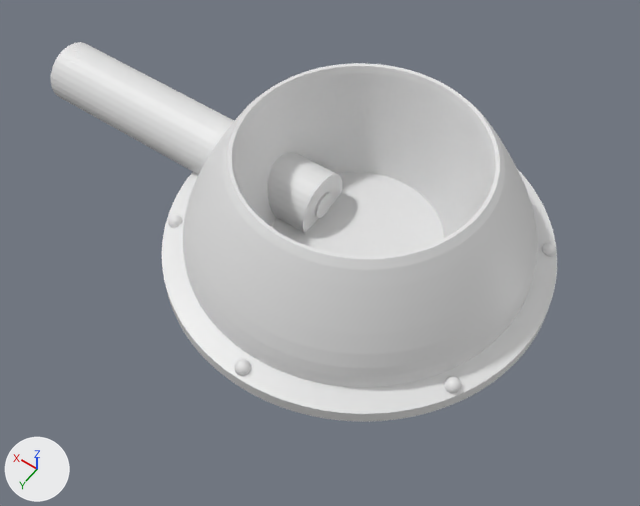
Two versions of the Blender file injectionportmodel/port.blend, one commit apart.
One viewpoint serves both versions: a 50 mm lens placed at (-21.0, 34.2, 48.9), pointed at (1.2, 3.1, 0.1). The lights are fixed; the arrows at lower left show +X, +Y and +Z.

Names of what the first picture shows: 'cup'.
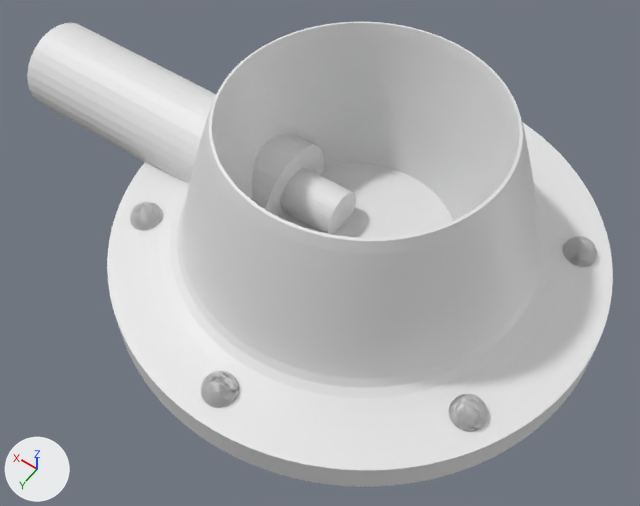
ob_pipelet_hole is not drawn itself; it is used by a modifier of ob_cup.
ob_pipelet is not drawn itself; it is used by a modifier of ob_cup.

Changed parts and their boxes [x1, y1, x2, y2] in the pictures (640 x 506 px; the box of a moved part takes in the faces that stretch with it):
'cup', mesh rescaled, reshaped (16% wider, 22% taller): before [51, 42, 557, 422]; after [27, 22, 613, 487]
'Sphere', shown: after [130, 202, 597, 432]
part 1 of me_sphere, moved or reshaped: before [168, 214, 556, 394]; after [130, 202, 597, 432]
part 2 of me_cylinder, moved or reshaped: before [162, 63, 557, 422]; after [107, 22, 613, 487]

Patch to the scene script:
```diff
--- a/injectionportmodel/port.blend.py
+++ b/injectionportmodel/port.blend.py
@@ me_sphere @@
 me_sphere.from_pydata(...)  # 482 vertices, 512 faces; spans x -1.0..1.0, y 23.96..25.96, z -1.16..0.84
 # used by ob_sphere; location = (0.0, 0.0, -0.12); scale = (0.534, 0.534, 0.534)
+# me_sphere part 1: the whole mesh is scaled about its middle by 2.27, then moved by (0.25, 3.94, -0.04)
@@ me_cylinder @@
 # used by ob_cup; location = (0.05, -12.48, 0.0); scale = (12.5, 12.5, 1.0)
-me_cylinder.from_pydata(...)  # 256 vertices, 226 faces; spans x -1.13..1.13, y -0.13..2.13, z -1.49..9.16
+me_cylinder.from_pydata(...)  # 256 vertices, 226 faces; spans x -1.43..1.43, y -0.43..2.43, z -2.72..12.27
+# me_cylinder part 2: 192 of 256 vertices moved; they spanned x -1.13..1.13, y -0.13..2.13, z -1.49..9.16 and now span x -1.43..1.43, y -0.43..2.43, z -2.72..12.27; mean shift (0.0, 0.0, 0.84); largest move (0.13, 1.66, 9.16) -> (0.15, 1.74, 12.27)
@@ ob_sphere @@
 _m = ob_sphere.modifiers.new('Array', 'ARRAY')
 _m.offset_object = ob_sphere_001
-ob_sphere.hide_viewport = True
@@ ob_pipelet_hole @@
 ob_pipelet_hole = bpy.data.objects.new('pipelet hole', me_cylinder_003)
-ob_pipelet_hole.location = (17.49, 0.0, 1.074)
+ob_pipelet_hole.location = (27.14, 0.0, 1.074)
 ob_pipelet_hole.rotation_euler = (0.0, 1.571, 0.0)  # degrees (0, 90, 0)
-ob_pipelet_hole.scale = (1.0, 1.0, 14.5)
+ob_pipelet_hole.scale = (1.77, 1.77, 25.6)
 ob_pipelet_hole.hide_viewport = True
@@ ob_pipelet @@
 ob_pipelet = bpy.data.objects.new('pipelet', me_cylinder_002)
-ob_pipelet.location = (15.71, 0.0, 1.074)
+ob_pipelet.location = (17.6, 0.0, 1.074)
 ob_pipelet.rotation_euler = (0.0, 1.571, 0.0)  # degrees (0, 90, 0)
-ob_pipelet.scale = (2.43, 2.43, 12.5)
+ob_pipelet.scale = (3.61, 3.61, 11.9)
 ob_pipelet.hide_viewport = True
```
